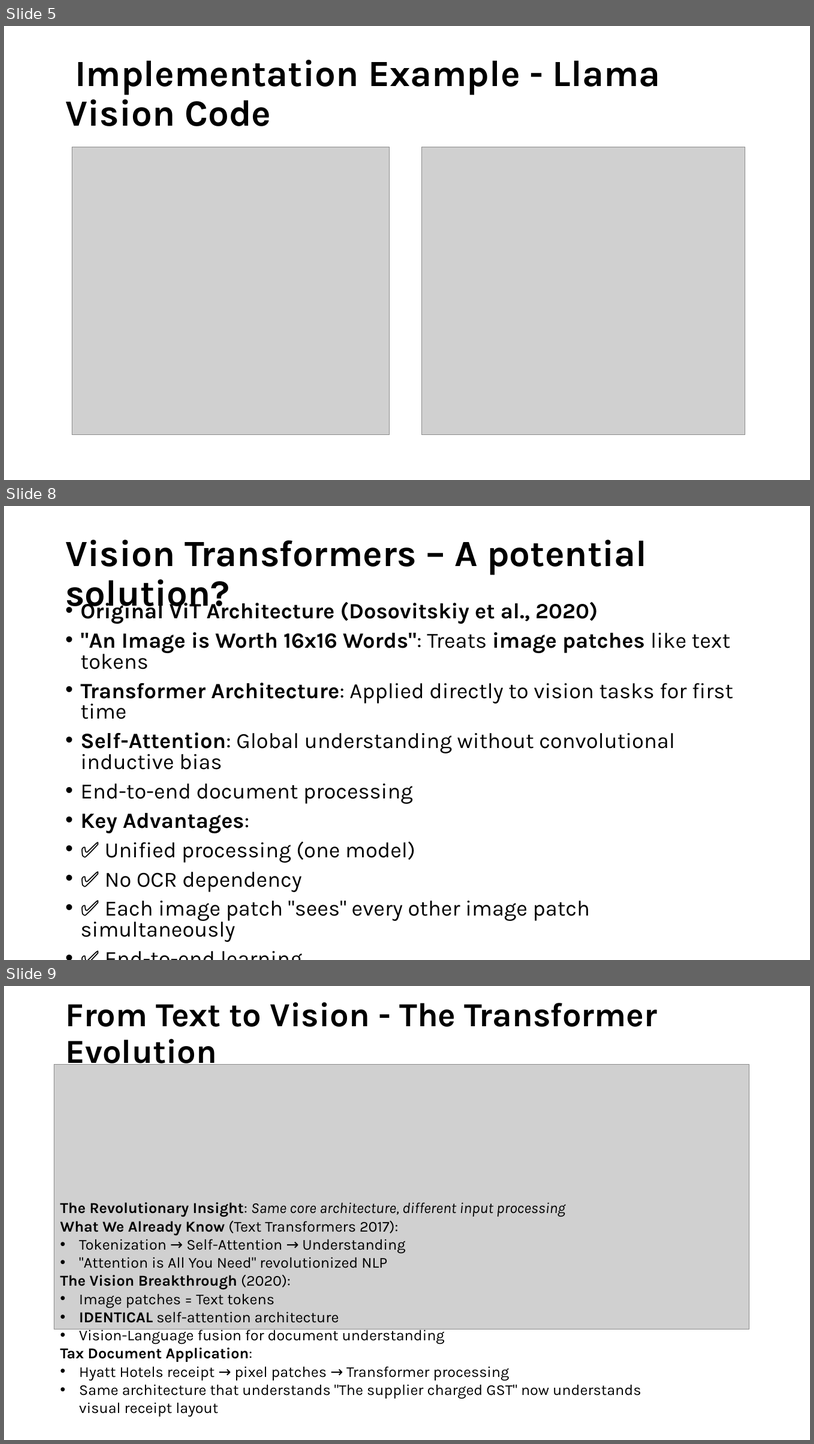
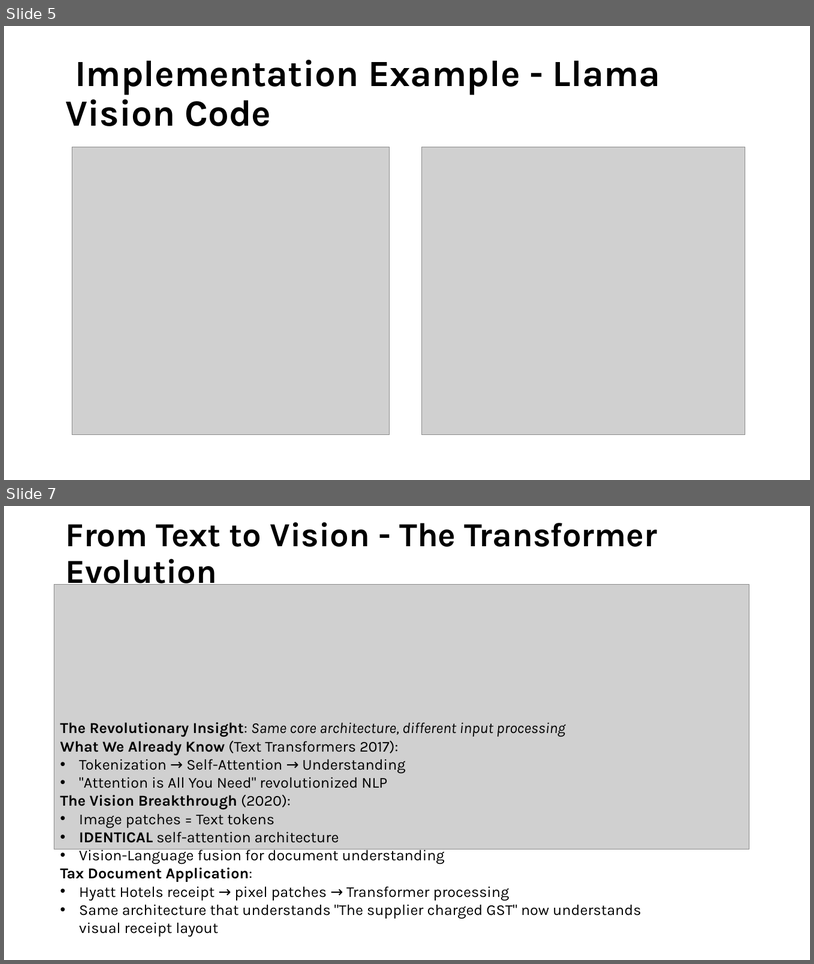
Before and after one commit to tmnestor/unified_vision_processor_minimal, a slide deck: presentation_materials/vision_transformers.pptx. Shown one above the other, each under a label of ours: slides 5, 8 and 9 before the commit, slides 5 and 7 after it; the slides between them are not shown. The pictures are 814x1444 and 814x964 pixels, drawn with LibreOffice and Linux fonts; fonts in the diff are those of the drawing; grey boxes stand for pictures. Boxes give left, top, right and bottom in pixels: in the first picture for what was removed or moved away, otherwise in the second. Text is boxed around its words. In the diff, an @@ line names an element or a change of style, - is before the commit and + after.

Commit message:
✨ feat: update presentation materials for Vision Transformers with improved content and visuals

```diff
--- a/presentation_materials/vision_transformers.pptx
+++ b/presentation_materials/vision_transformers.pptx
@@ slide 8 removed at box(4, 506, 810, 960), background #FFFFFF @@
@@ title removed at box(65, 540, 647, 615) @@
-Vision Transformers – A potential solution?
@@ text removed at box(81, 598, 734, 942) @@
-• Original ViT Architecture (Dosovitskiy et al., 2020)
-• "An Image is Worth 16x16 Words": Treats image patches like text tokens
-• Transformer Architecture: Applied directly to vision tasks for first time
-• Self-Attention: Global understanding without convolutional inductive bias
-• End-to-end document processing
-• Key Advantages:
-• ✅ Unified processing (one model)
-• ✅ No OCR dependency
-• ✅ Each image patch "sees" every other image patch simultaneously
-• ✅ End-to-end learning
@@ what was slide 9 is now slide 7 @@
```
Also in this commit, not shown: 7 slides changed, 3 slides added, 5 other slides removed.
